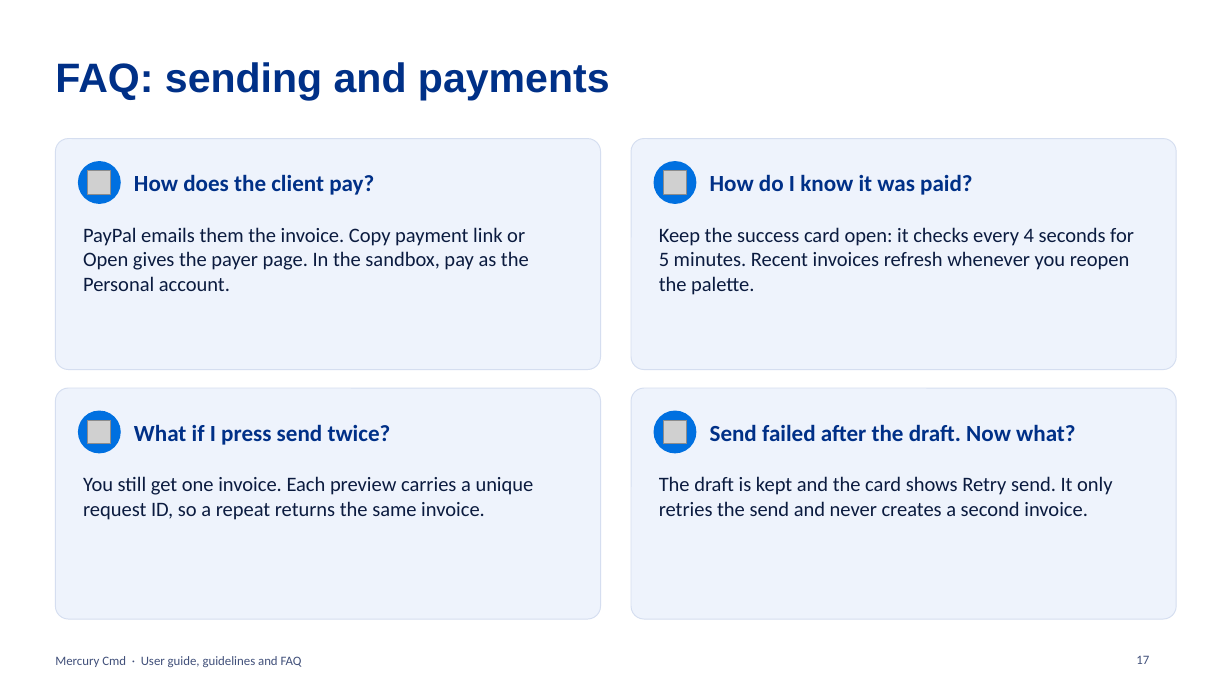
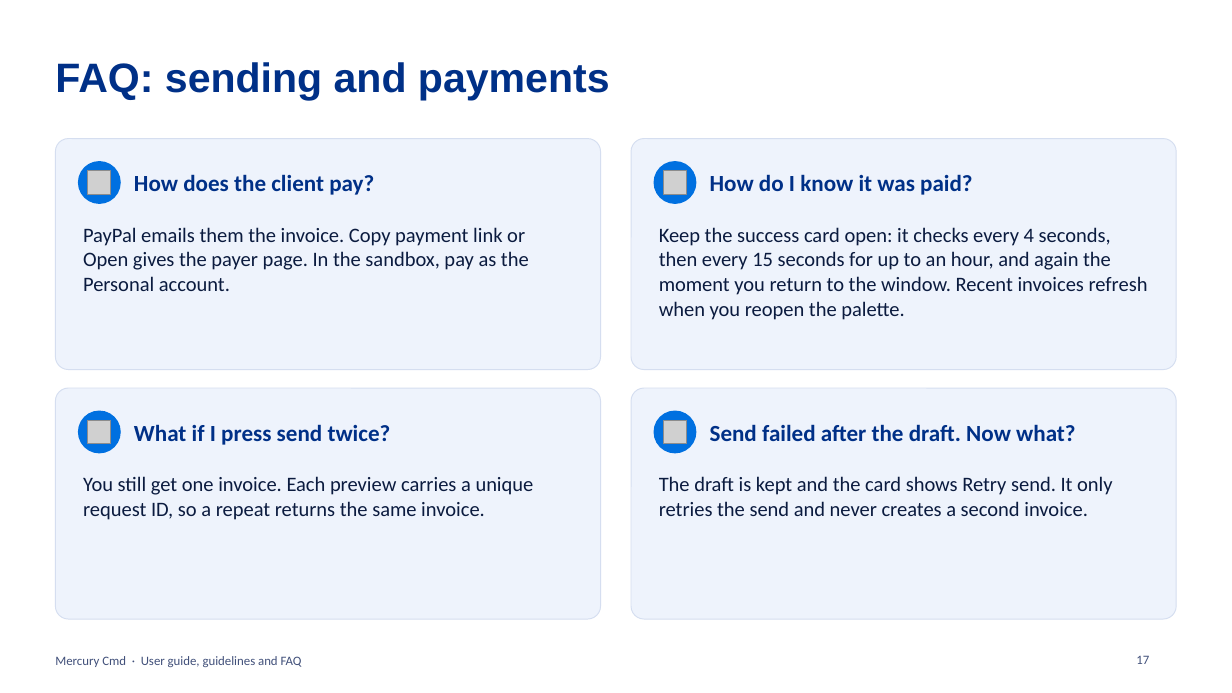
Before and after one commit to vignarajj/mercury_cmd_paypal, a slide deck: slide 17 of docs/Mercury-Cmd-Guide.pptx. Drawn at 1232x693 pixels with LibreOffice and Linux fonts; fonts in the diff are those of the drawing; grey boxes stand for pictures. Boxes give left, top, right and bottom in pixels: in the first picture for what was removed or moved away, otherwise in the second. Text is boxed around its words. In the diff, an @@ line names an element or a change of style, - is before the commit and + after.

```diff
--- a/docs/Mercury-Cmd-Guide.pptx
+++ b/docs/Mercury-Cmd-Guide.pptx
@@ text at [659,227,1148,320]: text changed @@
-Keep the success card open: it checks every 4 seconds for 5 minutes. Recent invoices refresh whenever you reopen the palette.
+Keep the success card open: it checks every 4 seconds, then every 15 seconds for up to an hour, and again the moment you return to the window. Recent invoices refresh when you reopen the palette.
```
Also in this commit, not shown: 1 other slide changed, 3 other files.
